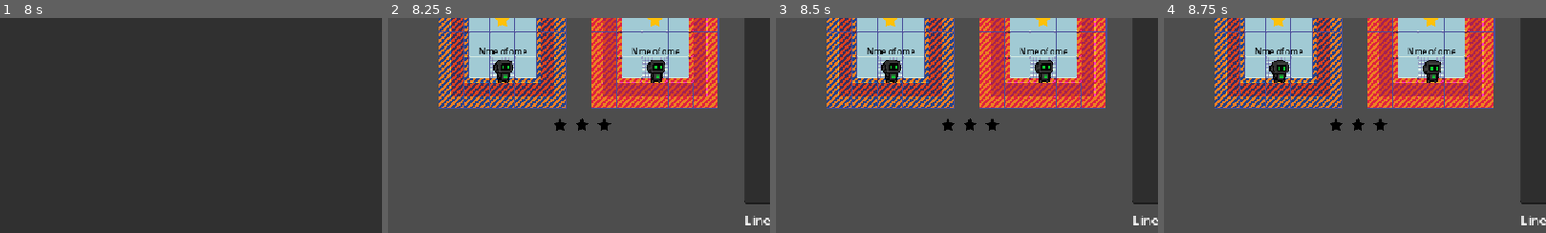
Above: before the commit, frames 1-4 (left to right).
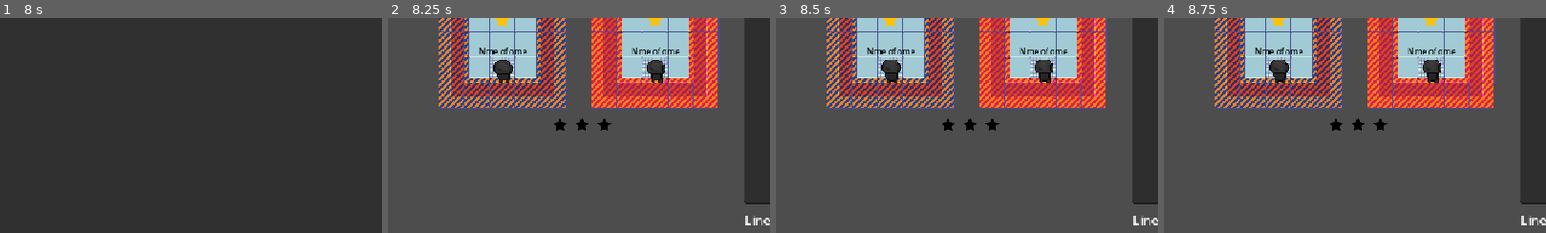
Above: after the commit, the same moments.

Repository: BingloGames/Robot-Bachelor
Game: Godot game, scene res://levels/2 player/Level1.tscn
The game is run twice, just before and just after one commit, with the same random seed, the same clock (stepped at 60 frames per second) and the same inputs. This scene is started directly instead of the project's main scene.
Inputs (mouse positions are % of the whole screen's width and height, from its top left):
- Up to frame 1 (8 s): click (57, 47) at 0.52 s; type "Alex" at 0.6 s; click "GO!" at 1.25 s; click "GO!" at 2 s; click (81, 3) at 2.75 s; click (81, 8) at 3.5 s; click (81, 3) at 4.25 s; click (81, 8) at 5 s; click (81, 3) at 5.75 s; click (81, 8) at 6.5 s; click "GO!" at 7.25 s
- Up to frame 2 (8.25 s): click "X" at 8 s
- Up to frame 3 (8.5 s): no input
- Up to frame 4 (8.75 s): no input
The pictures show only the part of the screen within x 0-50%, y 50-100%; the shares and areas given below are measured in that part.

Frame 1 is identical in both runs. In frame 2, 0.5% of the frame differs, in the area x 27-73%, y 19-31%; in frame 3, 0.4%; in frame 4, 0.5%.

Commit message:
small fixes

Diff:
--- a/robot-project/1_player_menu.gd
+++ b/robot-project/1_player_menu.gd
@@ -38,11 +38,13 @@
 
 func change_level(level: String) -> void:
 	var level_file_name = levels_path+"/"+levels_file_start+level+path_end
+	var level_scene = load(level_file_name)
 
 
 	var tween = get_tree().create_tween()
 	tween.tween_property(self,"modulate:a", 0, 0.5)
-	tween.tween_callback(Callable(get_tree(), "change_scene_to_file").bind(level_file_name)).set_delay(0.2)
+	tween.tween_callback(Callable(get_tree(), "change_scene_to_packed").bind(level_scene)).set_delay(0.2)
+
 
 	Global.current_level = int(level)
 
--- a/robot-project/2_player_menu.gd
+++ b/robot-project/2_player_menu.gd
@@ -37,6 +37,10 @@
 
 func _on_connect_pressed() -> void:
 	var ip_address = get_node("join game/ip address").text
+
+
+	if ip_address == "":
+		ip_address = "127.0.0.1"
 
 
 	if not ip_address.is_valid_ip_address():
--- a/robot-project/global.gd
+++ b/robot-project/global.gd
@@ -29,7 +29,10 @@
 
 func restart_level() -> void:
 	print("resetting level!")
-	#get_node("/root/Node2D").robots_finished.clear()
+	if get_node("/root/Node2D").get("robots_finished"):
+		get_node("/root/Node2D").robots_finished.clear()
+
+
 	get_node("/root/Node2D/code").problem_warning()
 	get_node("/root/Node2D/code").stop_running_code()
 
--- a/robot-project/levels/2 player/Level1.tscn
+++ b/robot-project/levels/2 player/Level1.tscn
@@ -48,9 +48,11 @@
 
 [node name="robot1" parent="robots" instance=ExtResource("2_xap0c")]
 position = Vector2(144, 336)
+start_direction = Vector2i(0, -1)
 
 [node name="robot2" parent="robots" instance=ExtResource("2_xap0c")]
 position = Vector2(336, 336)
+start_direction = Vector2i(0, -1)
 
 [node name="Items" type="Node2D" parent="."]
 script = ExtResource("4_f18ai")
--- a/robot-project/robot multiplayer.tscn
+++ b/robot-project/robot multiplayer.tscn
@@ -14,6 +14,9 @@
 [node name="robot" instance=ExtResource("1_h0ats")]
 script = ExtResource("2_8nd1j")
 
+[node name="AnimationPlayer" parent="." index="2"]
+autoplay = ""
+
 [node name="MultiplayerSynchronizer" type="MultiplayerSynchronizer" parent="." index="3"]
 replication_config = SubResource("SceneReplicationConfig_8nd1j")
 
--- a/robot-project/robot.gd
+++ b/robot-project/robot.gd
@@ -12,6 +12,12 @@
 
 @onready var start_point = global_position
 var next_tile
+
+
+func _ready() -> void:
+	#using this instead of autoplay is to stop visual glitches for multiplayer
+	direction = start_direction
+	idle()
 
 
 func _physics_process(delta: float) -> void:
--- a/robot-project/robot.tscn
+++ b/robot-project/robot.tscn
@@ -366,7 +366,6 @@
 libraries = {
 &"": SubResource("AnimationLibrary_hvhn1")
 }
-autoplay = "idle right"
 
 [node name="wait" type="Timer" parent="."]
 wait_time = 0.32
--- a/robot-project/robot_multiplayer.gd
+++ b/robot-project/robot_multiplayer.gd
@@ -3,6 +3,8 @@
 
 
 func _ready() -> void:
+	super._ready()
+	print("Direction: ", direction)
 	#this can be done better, right?
 	for player in ConnectionController.players.keys():
 		var player_name = ConnectionController.players[player]
@@ -12,6 +14,10 @@
 			get_node("name").text = player_name
 		elif name == "robot2" and not player == 1:
 			get_node("name").text = player_name
+
+
+	if not multiplayer.is_server():
+		get_node("AnimationPlayer").stop()
 
 
 func _physics_process(delta: float) -> void:
